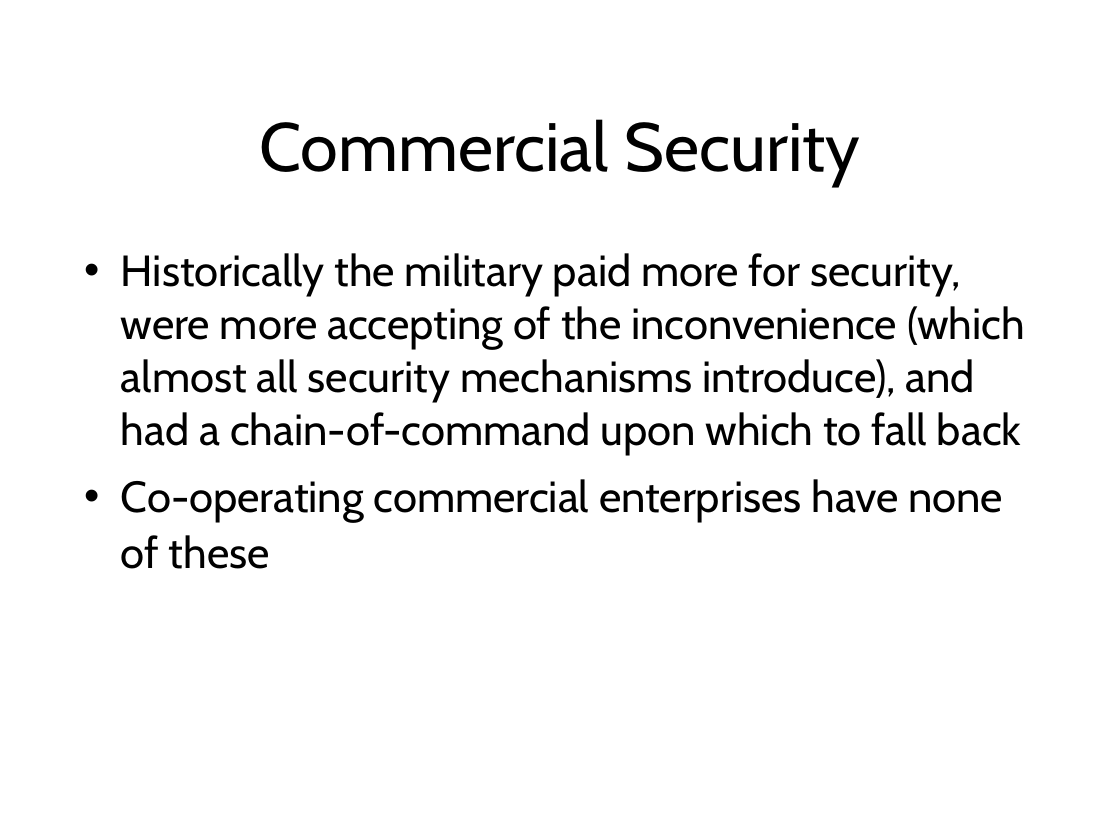
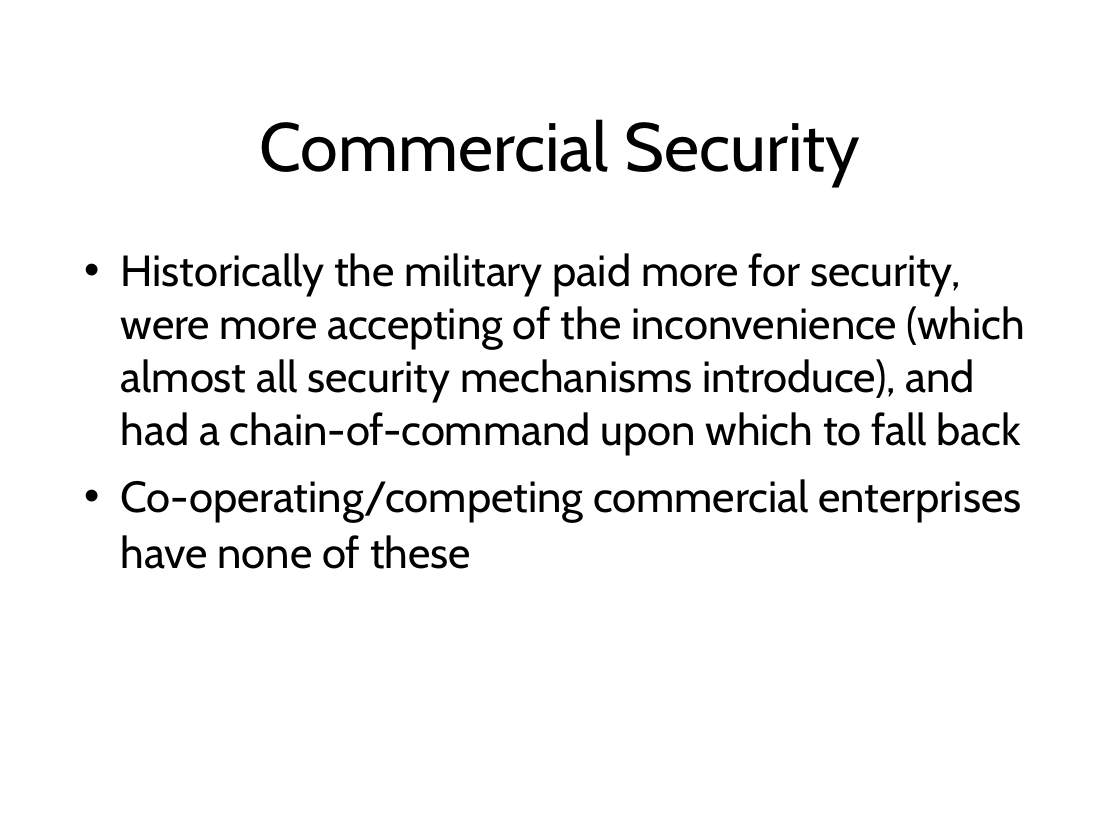
Before and after one commit to sftcd/cs7053, a slide deck: slide 17 of 2016lectures/02-concepts.ppt. Drawn at 1120x840 pixels with LibreOffice and Linux fonts; fonts in the diff are those of the drawing. Boxes give left, top, right and bottom in pixels: in the first picture for what was removed or moved away, otherwise in the second. Text is boxed around its words. In the diff, an @@ line names an element or a change of style, - is before the commit and + after.

```diff
--- a/2016lectures/02-concepts.ppt
+++ b/2016lectures/02-concepts.ppt
@@ text at bbox=[121, 479, 1022, 569]: text changed @@
-• Co-operating commercial enterprises have none of these
+• Co-operating/competing commercial enterprises have none of these
```
Also in this commit, not shown: 26 other slides changed, 2 slides added, 3 other files.
